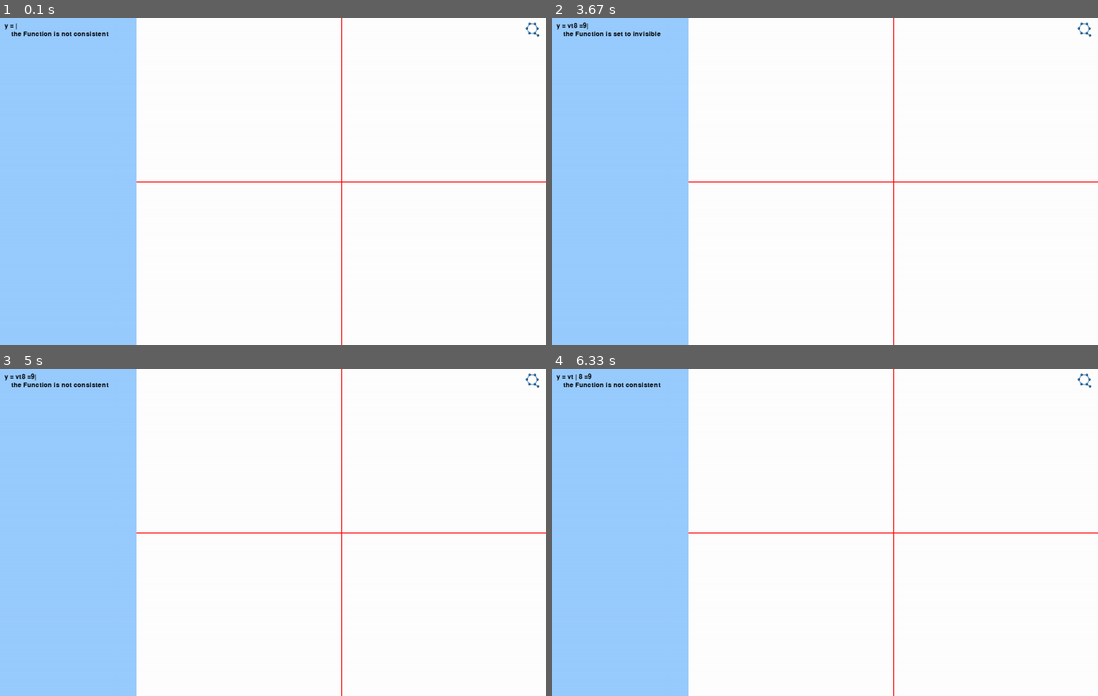
Above: before the commit, frames 1-4 (two rows, left to right).
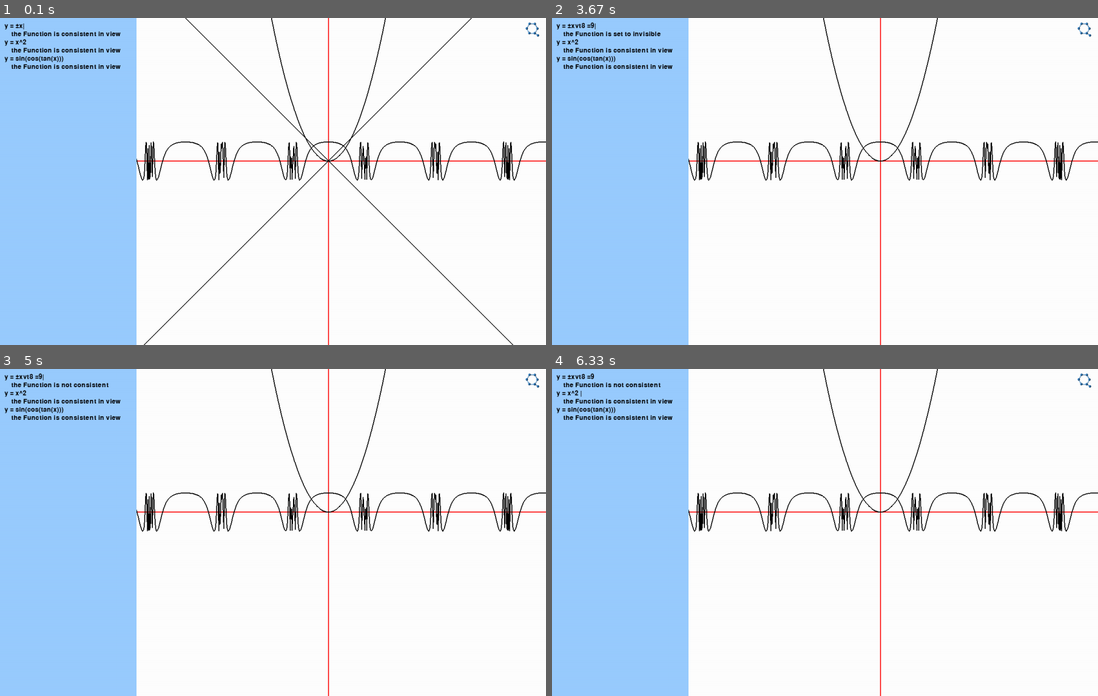
Above: after the commit, the same moments.

Repository: Quark-Games/YEquals
Game: pygame game, started from func_sim.py
The game is run twice, just before and just after one commit, with the same random seed, the same clock (stepped at 60 frames per second) and the same inputs.
Inputs (mouse positions are in pixels of both pictures, inside the frame that each line leads up to):
- Up to frame 1 (0.1 s): no input
- Up to frame 2 (3.67 s): click (1087, 24) at 0.38 s; click (999, 171) at 1.22 s; tap one key every 0.33 s from 1.5 s: V Enter T 8 Space = 9
- Up to frame 3 (5 s): tap Enter at 3.83 s; hold Up 4.17-4.63 s; hold Right from 4.67 s (still down)
- Up to frame 4 (6.33 s): release Right at 5.13 s; hold Left 5.17-5.7 s; hold Down 5.73-6.03 s; tap Space at 5.8, 6.13 s; hold Left from 6.07 s (still down)

The runs differ from the first frame. In frame 1, 4.0% of the frame differs, in the area x 0-100%, y 0-100%; in frame 2, 3.3%; in frame 3, 3.3%; in frame 4, 3.3%.

Commit message:
credits and pep8

Diff:
--- a/func_sim.py
+++ b/func_sim.py
@@ -5,6 +5,9 @@
 import re
 import pickle
 import pyperclip
+
+CREDITS = ["This QuarkGame project is created by Edward Ji in Sep 2018",
+           "Group member Michael Wang and Jeff Sui assisted with this project"]
 
 # set default directory to assets
 os.chdir(os.path.join(os.path.abspath(os.path.curdir), 'assets'))
@@ -326,6 +329,7 @@
         message.put(display, msg)
         message.unindent()
 
+
 class Tab:
     def __init__(self):
         self.visible = True
@@ -362,7 +366,7 @@
 
     data.get()
     with open("shortcuts", 'r') as f:
-        shortcuts = [line.replace('\n','') for line in f.readlines()]
+        shortcuts = [line.replace('\n', '') for line in f.readlines()]
 
     while True:
 
@@ -419,12 +423,14 @@
                             coor.chori(-150, 0)
                     elif event.key == K_c:
                         if not tab.visible:
-                            message.put_delayed(display, "Function tab not active")
+                            message.put_delayed(display,
+                                                "Function tab not active")
                         else:
                             pyperclip.copy(func.exp)
                     elif event.key == K_v:
                         if not tab.visible:
-                            message.put_delayed(display, "Function tab not active")
+                            message.put_delayed(display,
+                                                "Function tab not active")
                         else:
                             func.exp = pyperclip.paste()
                             func.move_cursor(2)
@@ -519,6 +525,11 @@
     message.indent()
     for shortcut in shortcuts:
         message.put(display, shortcut)
+    message.unindent()
+    message.put(display, "Credits")
+    message.indent()
+    for line in CREDITS:
+        message.put(display, line)
     display.blit(logo_img, (display_width - 45, 10))
     pygame.display.flip()
 
@@ -563,6 +574,7 @@
                 quit_all(False)
         clock.tick(FPS)
 
+
 try:
     main()
 except Exception as e:
Binary file changed: assets/data
